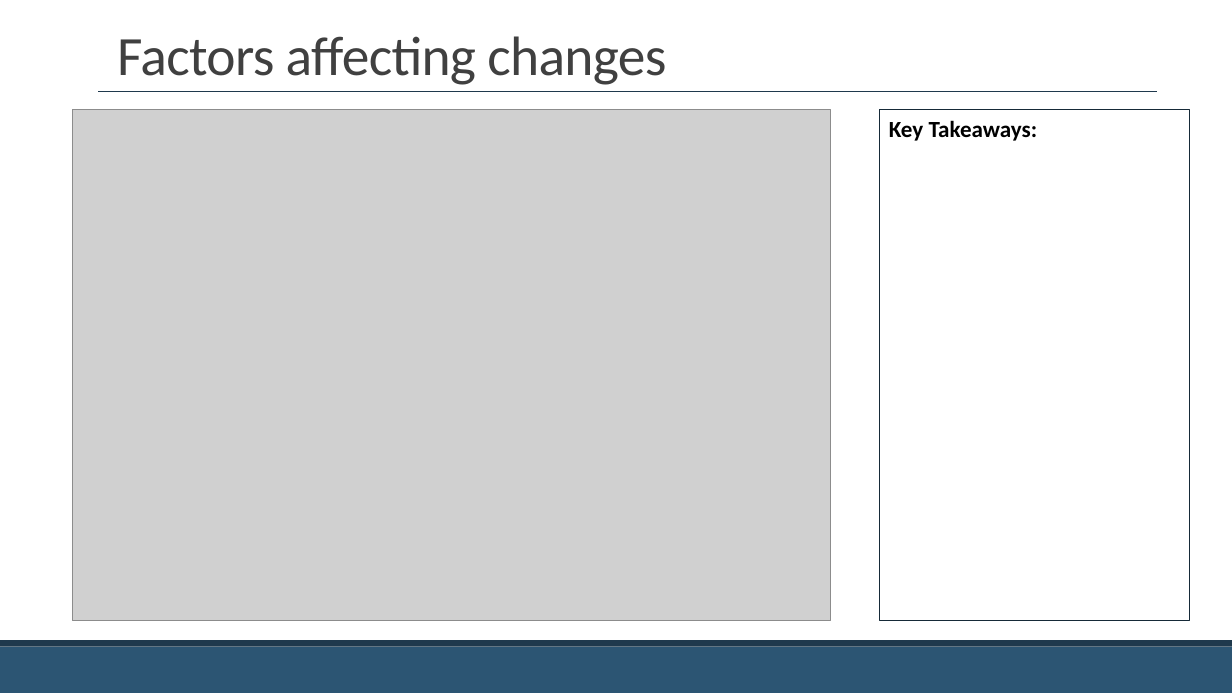
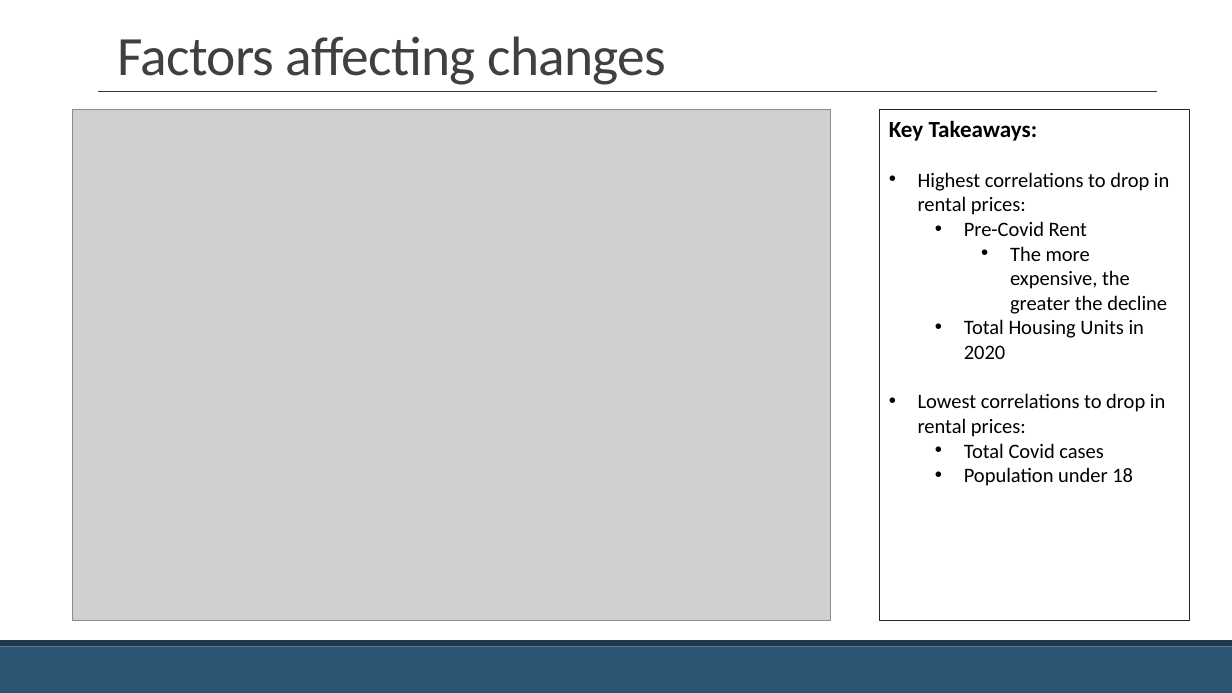
Before and after one commit to jackcopeland11/nyc_apartment_rent_analysis, a slide deck: slide 12 of Covid-19 and the NYC Apartment Market.pptx. Drawn at 1232x693 pixels with LibreOffice and Linux fonts; fonts in the diff are those of the drawing; grey boxes stand for pictures. Boxes give left, top, right and bottom in pixels: in the first picture for what was removed or moved away, otherwise in the second. Text is boxed around its words. In the diff, an @@ line names an element or a change of style, - is before the commit and + after.

Commit message:
Final changes to ppt presentation

```diff
--- a/Covid-19 and the NYC Apartment Market.pptx
+++ b/Covid-19 and the NYC Apartment Market.pptx
@@ text in rectangle at (918, 172, 1169, 486): paragraphs added @@
+• Highest correlations to drop in rental prices:
+  • Pre-Covid Rent
+    • The more expensive, the greater the decline
+  • Total Housing Units in 2020
+• Lowest correlations to drop in rental prices:
+  • Total Covid cases
+  • Population under 18
```
